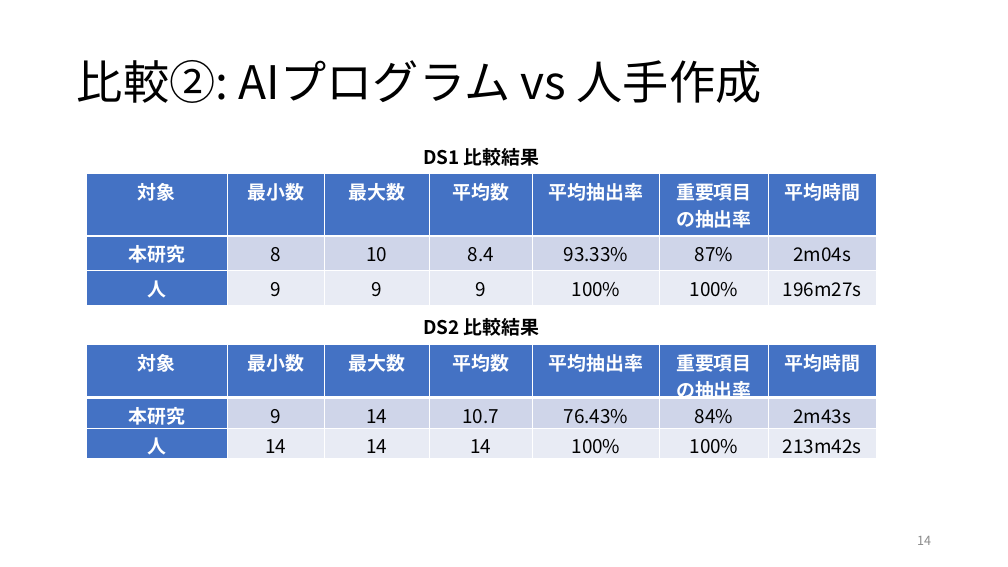
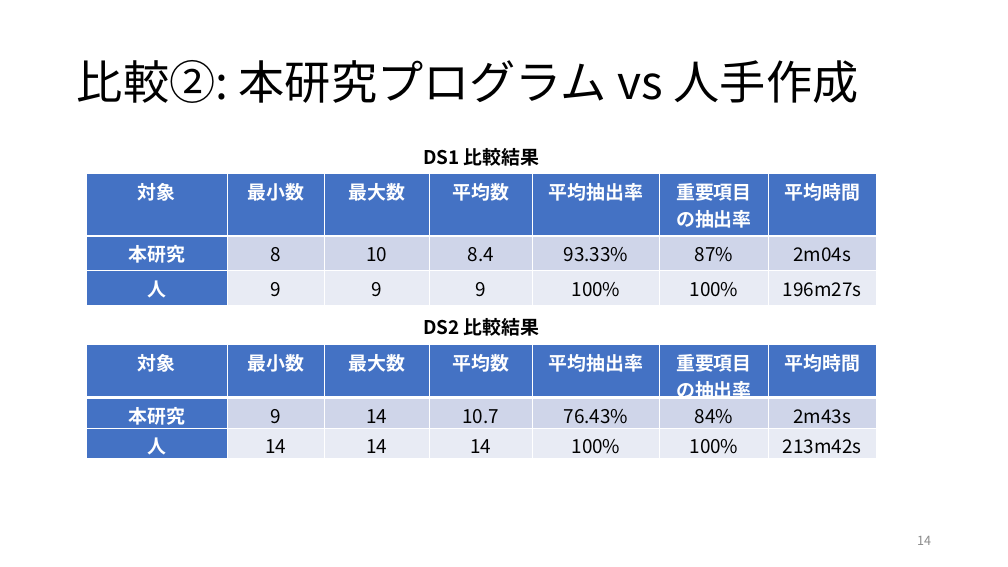
Before and after one commit to RyutoIida/edu, a slide deck: slide 14 of paper/卒論.pptx. Drawn at 1008x567 pixels with LibreOffice and Linux fonts; fonts in the diff are those of the drawing. Boxes give left, top, right and bottom in pixels: in the first picture for what was removed or moved away, otherwise in the second. Text is boxed around its words. In the diff, an @@ line names an element or a change of style, - is before the commit and + after.

```diff
--- a/paper/卒論.pptx
+++ b/paper/卒論.pptx
@@ title at [77, 60, 859, 103]: text changed @@
-比較②: AIプログラム vs 人手作成
+比較②: 本研究プログラム vs 人手作成
```
Also in this commit, not shown: 5 other slides changed.
